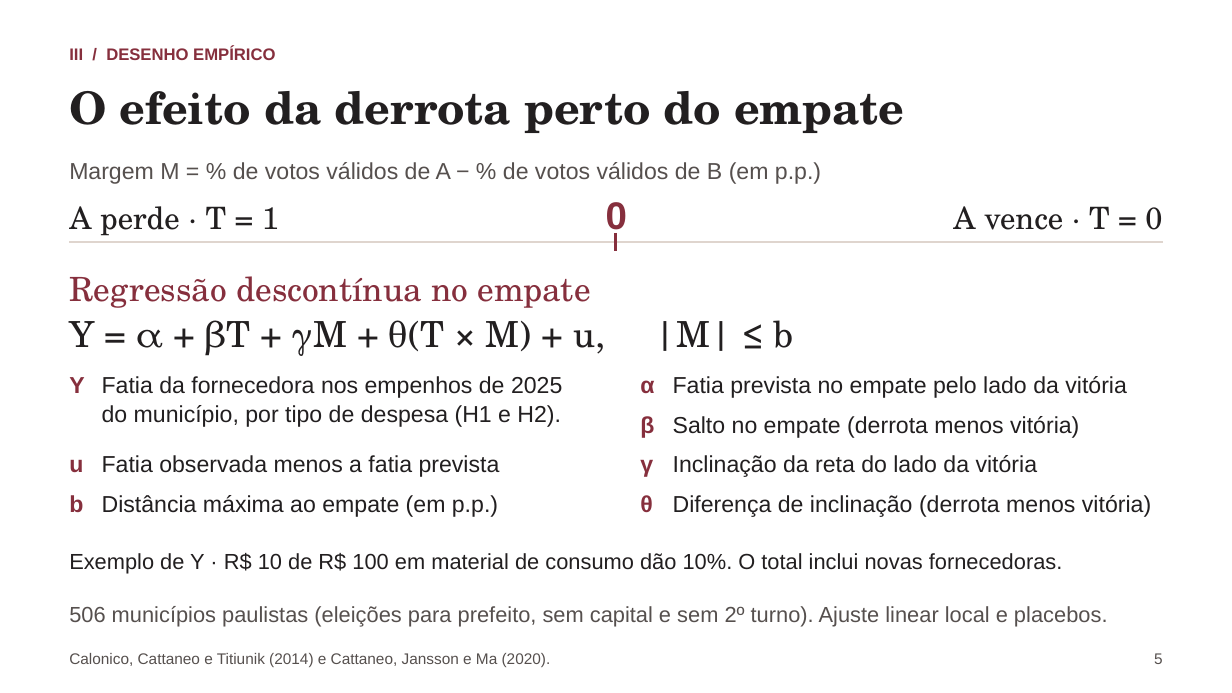
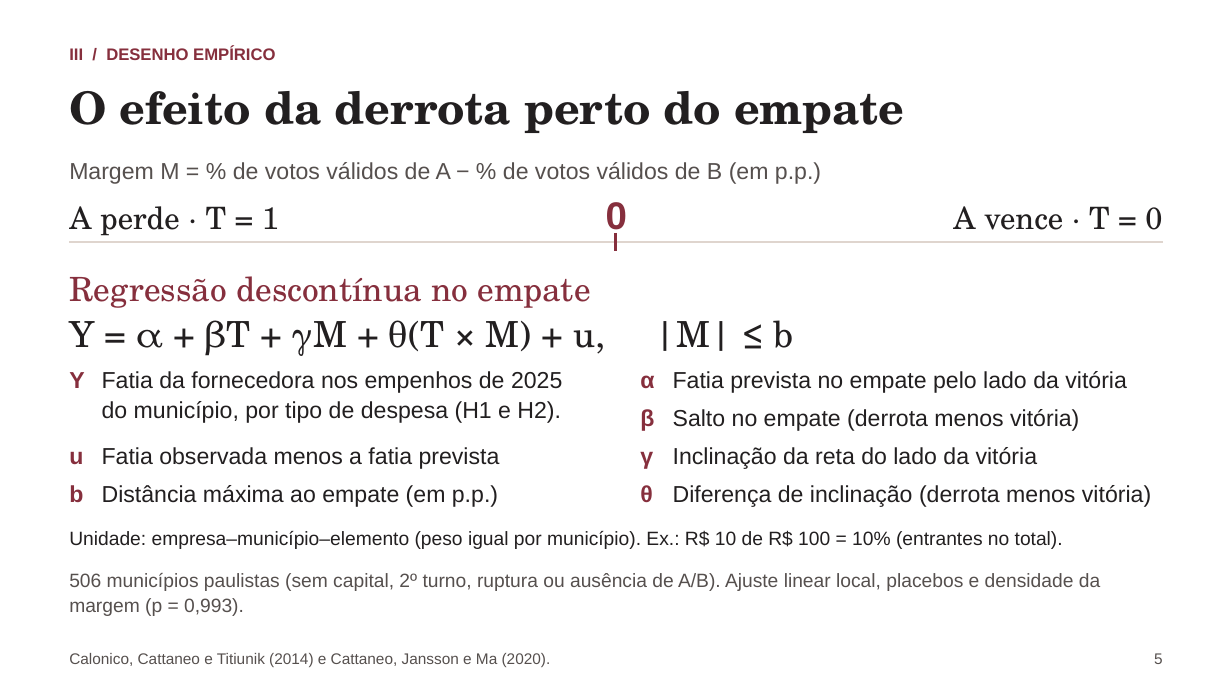
Before and after one commit to rafaelt0/redes-empresariais-alternancia-politica, a slide deck: slide 5 of output/deck.pptx. Drawn at 1232x693 pixels with LibreOffice and Linux fonts; fonts in the diff are those of the drawing. Boxes give left, top, right and bottom in pixels: in the first picture for what was removed or moved away, otherwise in the second. Text is boxed around its words. In the diff, an @@ line names an element or a change of style, - is before the commit and + after.

```diff
--- a/output/deck.pptx
+++ b/output/deck.pptx
@@ 6 texts: place and size @@
-6 texts at (69,376,1127,438)
+6 texts at (69,371,1127,431)
@@ 8 texts: place and size @@
-8 texts at (69,455,1151,517)
+8 texts at (69,447,1151,507)
@@ text at (69,530,1063,549): text changed; size 17 to 15 pt @@
-Exemplo de Y · R$ 10 de R$ 100 em material de consumo dão 10%. O total inclui novas fornecedoras.
+Unidade: empresa–município–elemento (peso igual por município). Ex.: R$ 10 de R$ 100 = 10% (entrantes no total).
@@ text at (69,573,1100,616): text changed; size 17 to 15 pt @@
-506 municípios paulistas (eleições para prefeito, sem capital e sem 2º turno). Ajuste linear local e placebos.
+506 municípios paulistas (sem capital, 2º turno, ruptura ou ausência de A/B). Ajuste linear local, placebos e densidade da margem (p = 0,993).
```
Also in this commit, not shown: 6 other slides changed, 10 other files.
